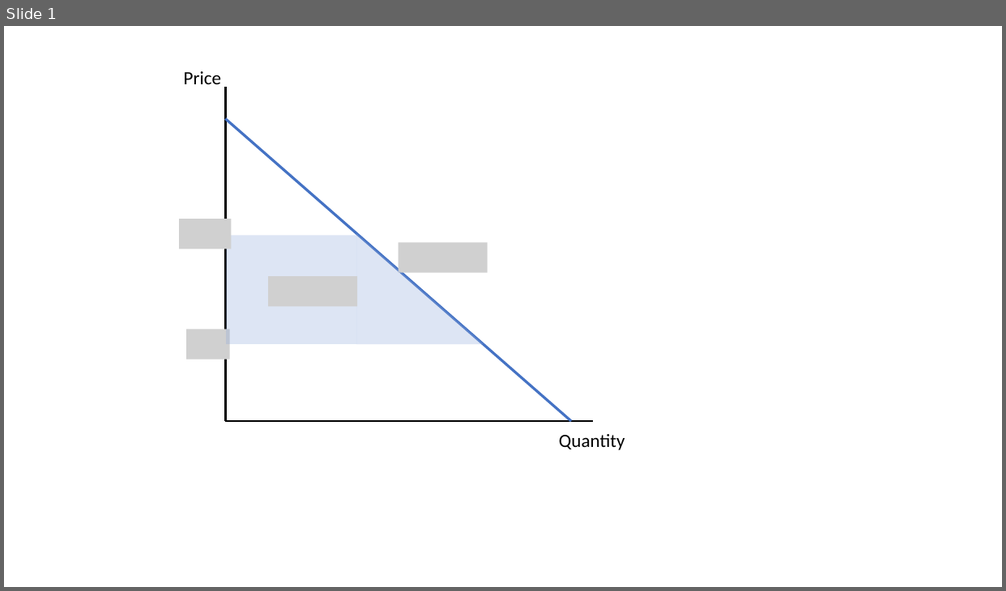
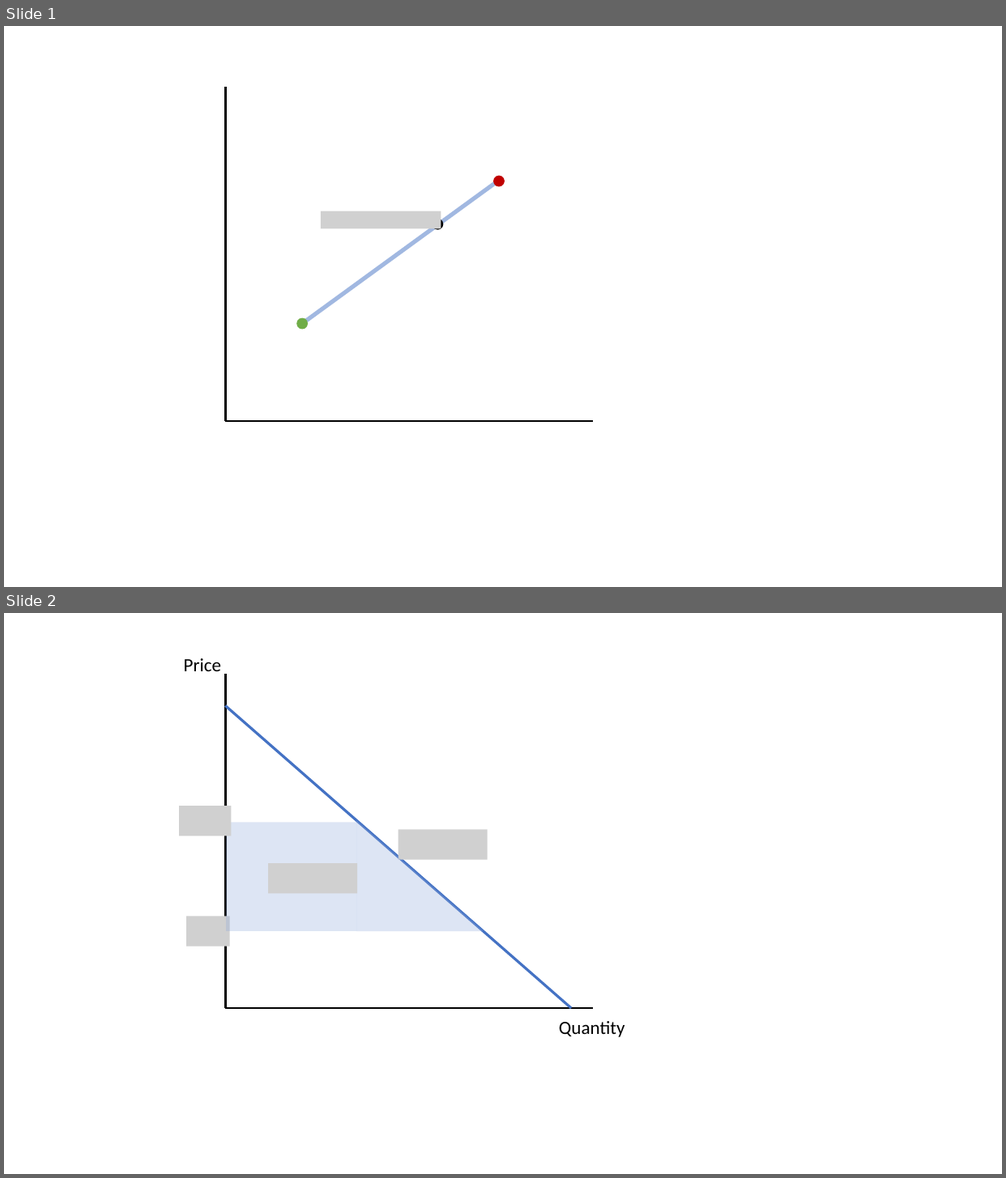
Before and after one commit to TheKeveloper/ECON-1011A-Textbook, a slide deck: plots.pptx. Shown one above the other, each under a label of ours: slide 1 before the commit, slides 1 and 2 after it. The pictures are 1006x591 and 1006x1178 pixels, drawn with LibreOffice and Linux fonts; fonts in the diff are those of the drawing; grey boxes stand for pictures; background and template pictures are left out. Boxes give left, top, right and bottom in pixels: in the first picture for what was removed or moved away, otherwise in the second. Text is boxed around its words. In the diff, an @@ line names an element or a change of style, - is before the commit and + after.

```diff
--- a/plots.pptx
+++ b/plots.pptx
@@ slide 1 added at bbox=[4, 26, 1002, 587], background #FFFFFF @@
@@ line added from (226, 88) to (226, 421), #000000 2 pt @@
@@ line added from (302, 324) to (498, 181), #4472C4 4 pt @@
@@ ellipse added at bbox=[493, 176, 505, 187], fill #C00000 @@
@@ picture added at bbox=[321, 211, 441, 228] @@
@@ ellipse added at bbox=[432, 219, 444, 229], fill #000000 @@
@@ ellipse added at bbox=[296, 318, 308, 329], fill #70AD47 @@
@@ line added from (226, 421) to (593, 421), #000000 2 pt @@
@@ what was slide 1 is now slide 2 @@
```
Also in this commit, not shown: 1 slide changed, 2 other files.
